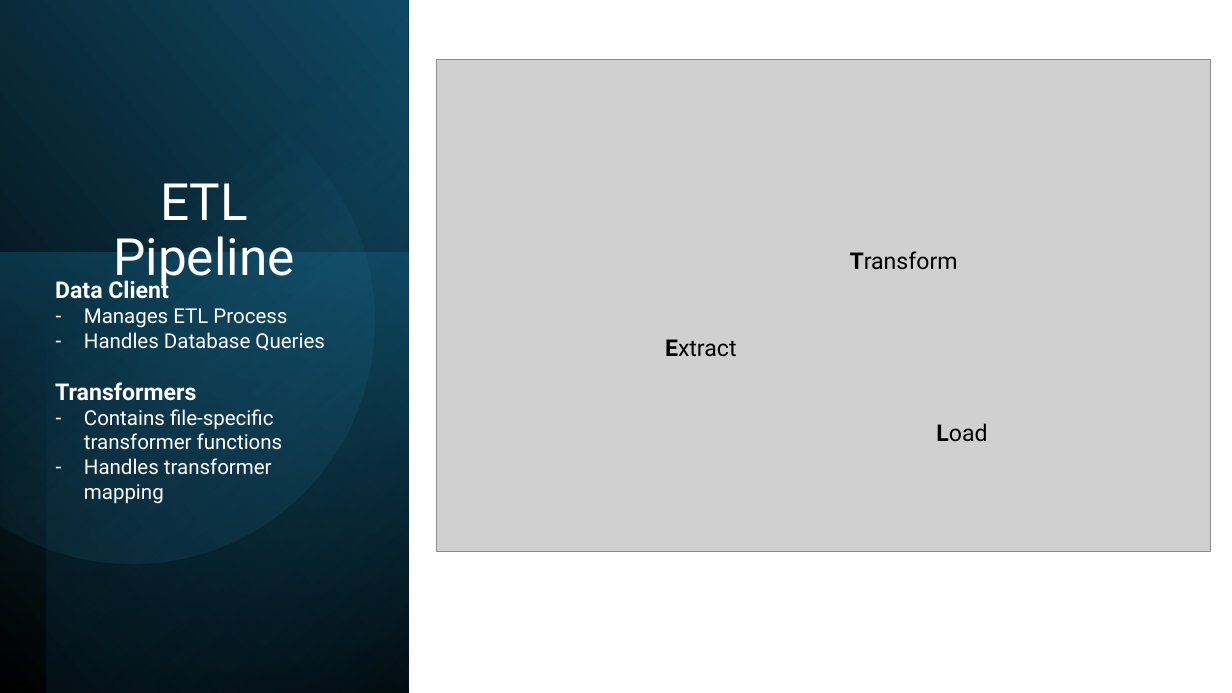
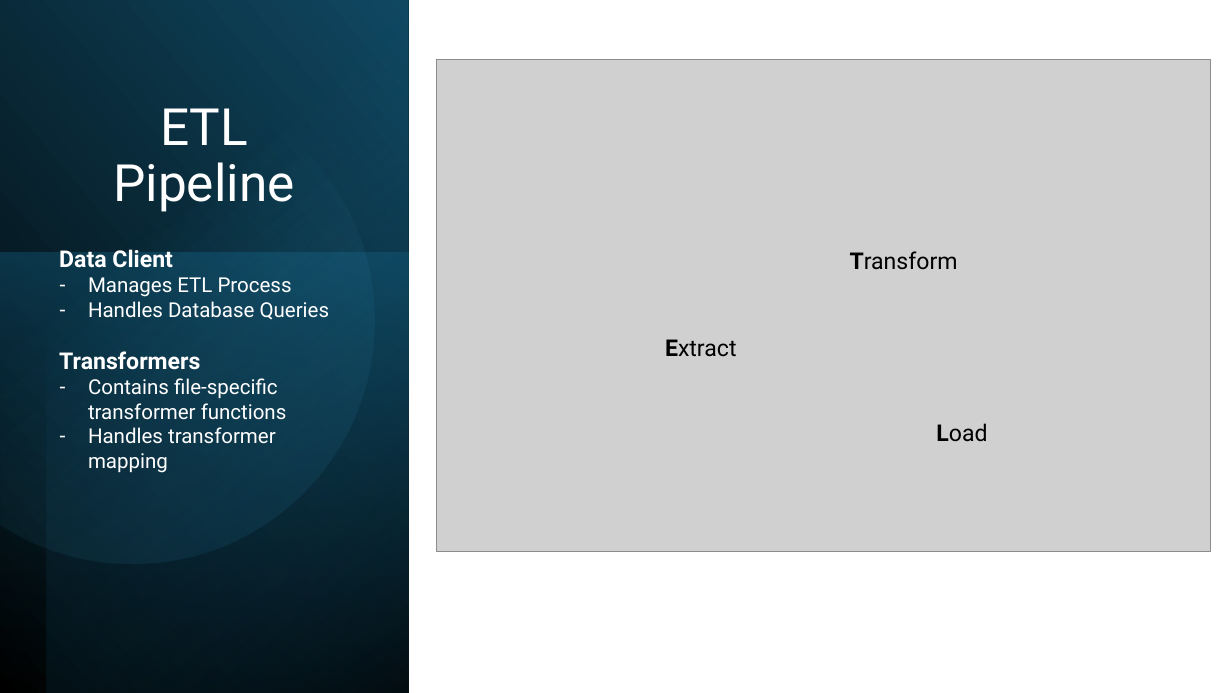
Before and after one commit to kencopas/Projects, a slide deck: slide 5 of Capstone/docs/Kenneth Copas - Capstone Presentation.pptx. Drawn at 1232x693 pixels with LibreOffice and Linux fonts; fonts in the diff are those of the drawing; grey boxes stand for pictures. Boxes give left, top, right and bottom in pixels: in the first picture for what was removed or moved away, otherwise in the second. Text is boxed around its words. In the diff, an @@ line names an element or a change of style, - is before the commit and + after.

```diff
--- a/Capstone/docs/Kenneth Copas - Capstone Presentation.pptx
+++ b/Capstone/docs/Kenneth Copas - Capstone Presentation.pptx
@@ title "ETL Pipeline": place and size @@
-title "ETL Pipeline" at <box>113,183,294,288</box>
+title "ETL Pipeline" at <box>113,108,294,212</box>
@@ text "Data Client": place and size @@
-text "Data Client" at <box>55,277,325,504</box>
+text "Data Client" at <box>59,249,330,473</box>
```
Also in this commit, not shown: 2 other slides changed, 2 slides added, 1 slide removed, 4 other files.
